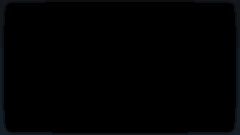
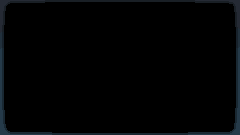
Layered file, before and after one edit (240×135). Changes by layer:
pixels changed over [0, 0, 240, 135] (layer not identified)
